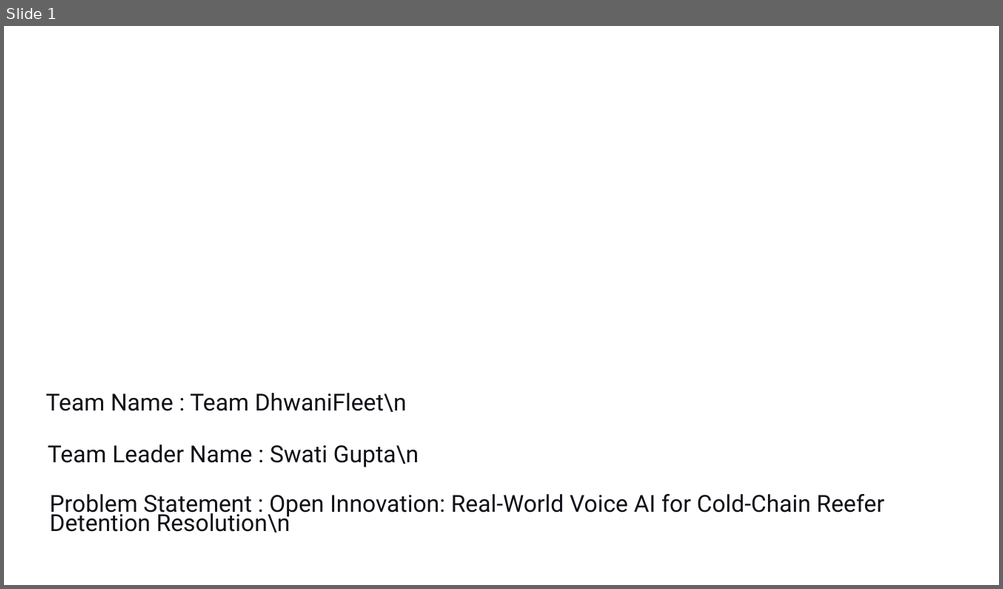
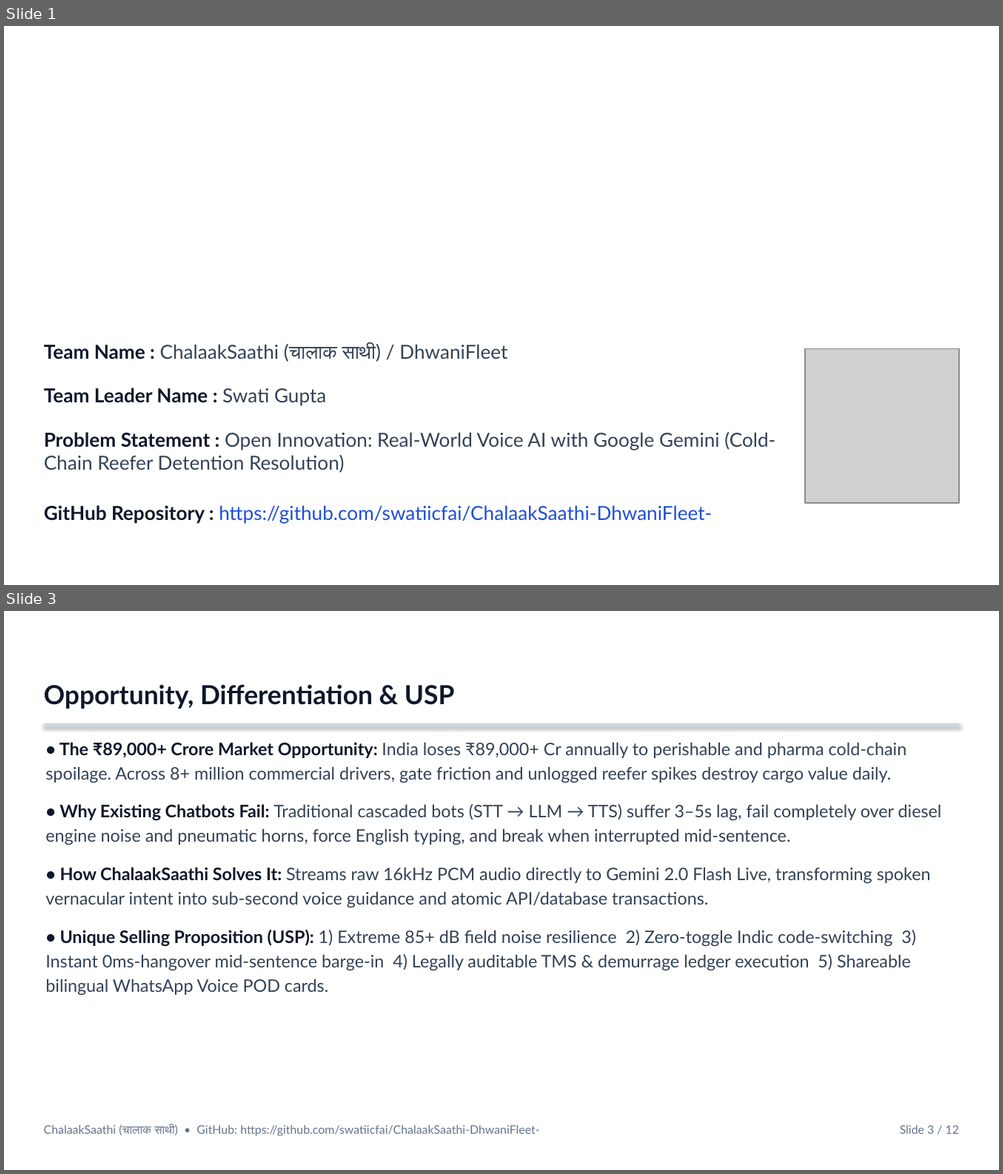
Before and after one commit to swatiicfai/ChalaakSaathi-DhwaniFleet-, a slide deck: DhwaniFleet_Idea_Submission_Deck.pptx. Shown one above the other, each under a label of ours: slide 1 before the commit, slides 1 and 3 after it; the slides between them are not shown. The pictures are 1003x589 and 1003x1174 pixels, drawn with LibreOffice and Linux fonts; fonts in the diff are those of the drawing; grey boxes stand for pictures; background and template pictures are left out. Boxes give left, top, right and bottom in pixels: in the first picture for what was removed or moved away, otherwise in the second. Text is boxed around its words. In the diff, an @@ line names an element or a change of style, - is before the commit and + after.

Commit message:
feat: official Build with Google Gemini submission deck using H2S/YourStory template

```diff
--- a/DhwaniFleet_Idea_Submission_Deck.pptx
+++ b/DhwaniFleet_Idea_Submission_Deck.pptx
@@ slide 3 added at <box>4,611,999,1170</box>, background picture (left out) @@
@@ text added at <box>44,684,455,709</box>, 19 pt, text #0F172A, bold @@
+Opportunity, Differentiation & USP
@@ rectangle added at <box>44,723,959,726</box>, fill #CBD5E1 @@
@@ text added at <box>45,742,942,996</box>, 12.5 pt, text #334155 @@
+• The ₹89,000+ Crore Market Opportunity: India loses ₹89,000+ Cr annually to perishable and pharma cold-chain spoilage. Across 8+ million commercial drivers, gate friction and unlogged reefer spikes destroy cargo value daily.
+• Why Existing Chatbots Fail: Traditional cascaded bots (STT → LLM → TTS) suffer 3–5s lag, fail completely over diesel engine noise and pneumatic horns, force English typing, and break when interrupted mid-sentence.
+• How ChalaakSaathi Solves It: Streams raw 16kHz PCM audio directly to Gemini 2.0 Flash Live, transforming spoken vernacular intent into sub-second voice guidance and atomic API/database transactions.
+• Unique Selling Proposition (USP): 1) Extreme 85+ dB field noise resilience 2) Zero-toggle Indic code-switching 3) Instant 0ms-hangover mid-sentence barge-in 4) Legally auditable TMS & demurrage ledger execution 5) Shareable bilingual WhatsApp Voice POD cards.
@@ text added at <box>44,1125,539,1136</box>, 8.5 pt, text #64748B @@
+ChalaakSaathi (चालाक साथी) • GitHub: https://github.com/swatiicfai/ChalaakSaathi-DhwaniFleet-
@@ text added at <box>899,1125,959,1134</box>, 8.5 pt, text #64748B @@
+Slide 3 / 12
@@ slide 1 changed as well @@
@@ text at <box>44,344,507,362</box>: text changed; size 17 to 14 pt; font Roboto to Lato; text colour #0F1016 to #334155 @@
-Team Name : Team DhwaniFleet\n
+Team Name : ChalaakSaathi (चालाक साथी) / DhwaniFleet
@@ picture added at <box>805,349,959,503</box> @@
@@ text at <box>44,388,326,406</box>: text changed; size 17 to 14 pt; font Roboto to Lato; text colour #0F1016 to #0F172A; bold on @@
-Team Leader Name : Swati Gupta\n
+Team Leader Name : Swati Gupta
@@ text at <box>44,432,775,473</box>: text changed; size 17 to 14 pt; font Roboto to Lato; text colour #0F1016 to #334155 @@
-Problem Statement : Open Innovation: Real-World Voice AI for Cold-Chain Reefer Detention Resolution\n
+Problem Statement : Open Innovation: Real-World Voice AI with Google Gemini (Cold-Chain Reefer Detention Resolution)
@@ text added at <box>44,506,711,524</box>, 14 pt, text #1D4ED8 @@
+GitHub Repository : https://github.com/swatiicfai/ChalaakSaathi-DhwaniFleet-
```
Also in this commit, not shown: 1 other slide changed, 9 other slides added, 10 slides removed, 3 other files.
